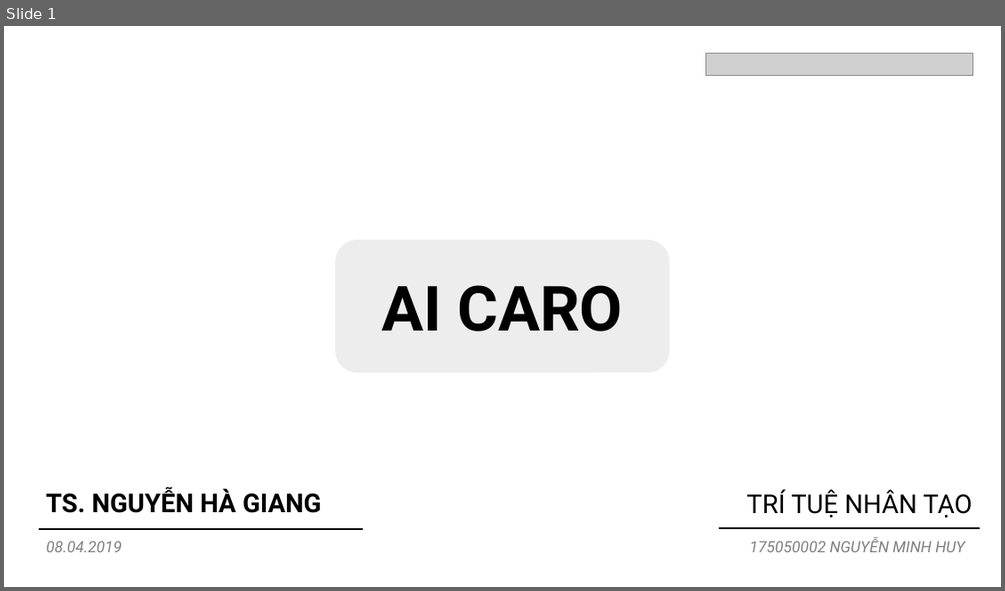
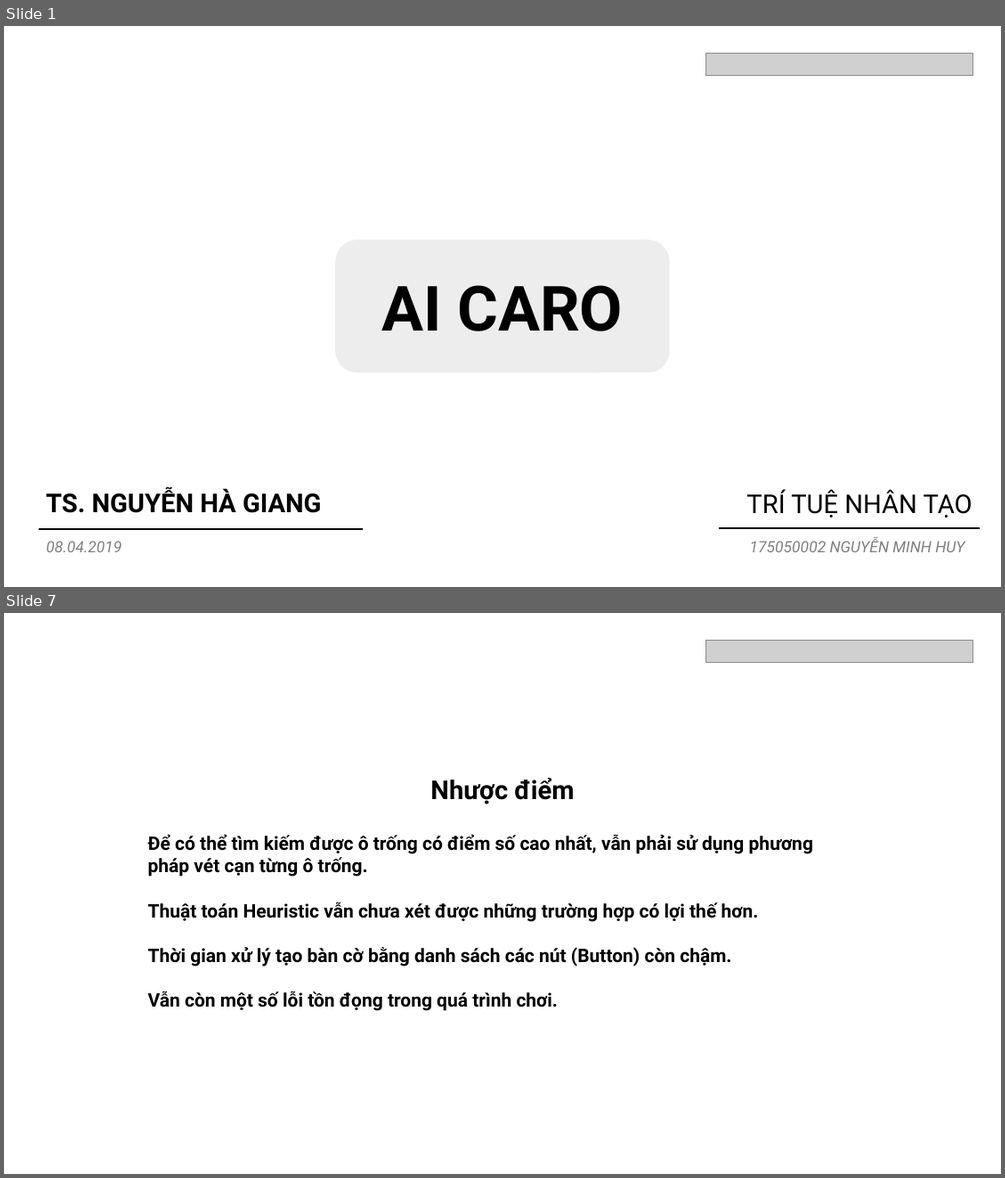
Before and after one commit to ithgnm/AI-Caro, a slide deck: Caro.pptx. Shown one above the other, each under a label of ours: slide 1 before the commit, slides 1 and 7 after it; the slides between them are not shown. The pictures are 1005x591 and 1005x1178 pixels, drawn with LibreOffice and Linux fonts; fonts in the diff are those of the drawing; grey boxes stand for pictures; background and template pictures are left out. Boxes give left, top, right and bottom in pixels: in the first picture for what was removed or moved away, otherwise in the second. Text is boxed around its words. In the diff, an @@ line names an element or a change of style, - is before the commit and + after.

```diff
--- a/Caro.pptx
+++ b/Caro.pptx
@@ slide 7 added at [4, 613, 1001, 1174], background picture (left out) @@
@@ picture added at [706, 641, 972, 663] @@
@@ text added at [430, 778, 574, 804], 25 pt, text #000000, bold @@
+Nhược điểm
@@ text added at [148, 834, 813, 1011], 18 pt, text #000000, bold @@
+Để có thể tìm kiếm được ô trống có điểm số cao nhất, vẫn phải sử dụng phương pháp vét cạn từng ô trống.
+Thuật toán Heuristic vẫn chưa xét được những trường hợp có lợi thế hơn.
+Thời gian xử lý tạo bàn cờ bằng danh sách các nút (Button) còn chậm.
+Vẫn còn một số lỗi tồn đọng trong quá trình chơi.
```
Also in this commit, not shown: 7 other slides added, 1 slide removed.
